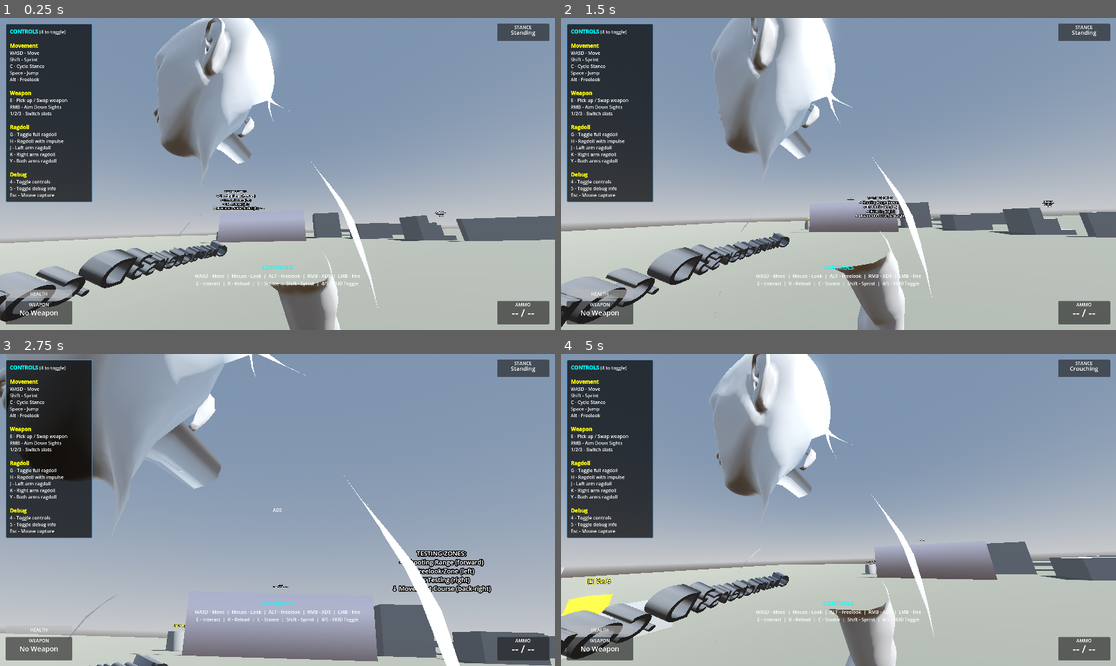
Above: before the commit, frames 1-4 (two rows, left to right).
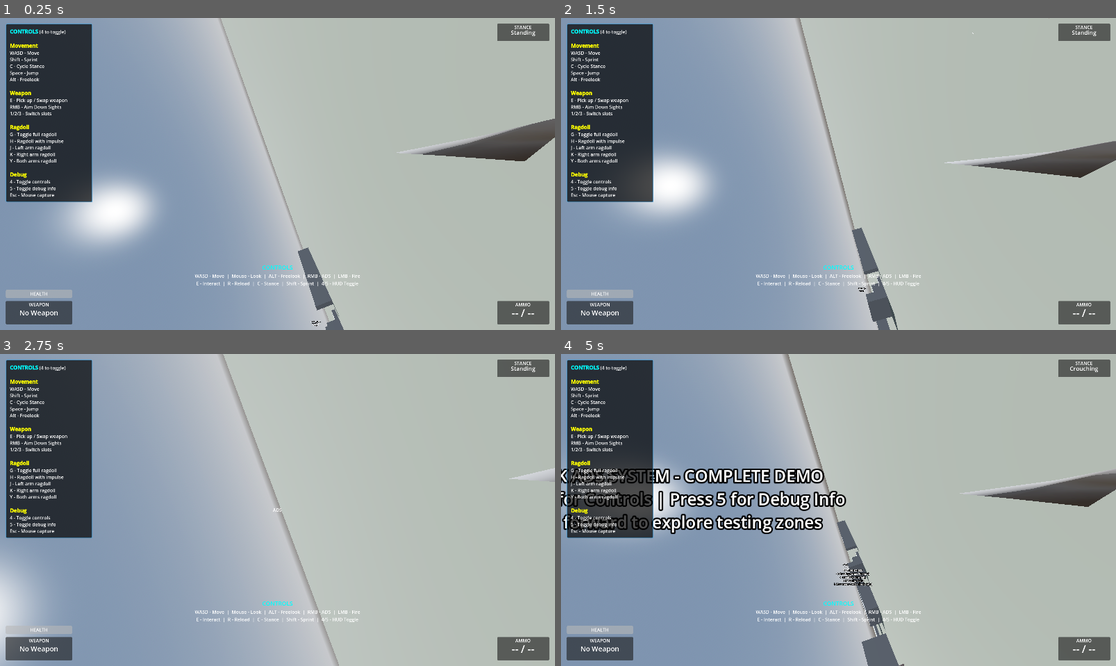
Above: after the commit, the same moments.

Repository: lmf-git/fpp-ik-ads
Game: Godot game, scene res://scenes/enhanced_demo.tscn
The game is run twice, just before and just after one commit, with the same random seed, the same clock (stepped at 60 frames per second) and the same inputs.
Inputs (mouse positions are in pixels of both pictures, inside the frame that each line leads up to):
- Up to frame 1 (0.25 s): no input
- Up to frame 2 (1.5 s): tap Enter at 0.5 s; move the mouse to (866, 174) at 0.52 s; hold Alt (freelook) 0.53-1.28 s; hold W (move_forward) from 0.53 s (still down); click (866, 174) at 0.67 s; tap Space (jump) at 0.77 s; tap E (interact) at 0.8, 1.35 s; move the mouse to (810, 174) at 1.27 s
- Up to frame 3 (2.75 s): keep holding W (move_forward); tap Space (jump) at 1.52 s; tap Alt (freelook) at 1.55 s; move the mouse to (288, 503) at 2.02 s; hold Right mouse button (aim_down_sights) from 2.03 s (still down); tap E (interact) at 2.3 s
- Up to frame 4 (5 s): keep holding W (move_forward); move the mouse to (832, 516) at 2.77 s; release Right mouse button (aim_down_sights) at 2.78 s; tap C (crouch) at 2.85 s; click (832, 516) at 2.92 s; tap Space (jump) at 3.02, 3.77, 4.52 s; tap Alt (freelook) at 3.05, 4.35 s; move the mouse to (877, 513) at 3.52 s; press the mouse at (877, 513) at 3.53 s; tap E (interact) at 3.8 s; move the mouse to (794, 506) at 4.27 s; release the mouse at (794, 506) at 4.28 s

The runs differ from the first frame. In frame 1, 57% of the frame differs, in the area x 0-100%, y 0-100%; in frame 2, 57%; in frame 3, 67%; in frame 4, 63%.

Commit message:
Fix camera orientation, head rotation, and add weapon pickup debug logging
FPS Camera Orientation Fix:
- Changed from looking down -Y to looking along -Z (standard forward)
- New transform: (0,0,-1, 0,1,0, 1,0,0) = -90° Y rotation
- Camera now looks forward from head instead of to the right

Head Rotation Fix:
- Inverted pitch mapping: camera_x_rotation → -camera_x_rotation
- Fixes third person aiming: up moves head up, down moves head down
- Updated comments to reflect new camera orientation

Weapon Pickup Debug Enhancements:
- Added comprehensive debug logging to _try_interact()
- Prints InteractionRay state (enabled, position, target, is_colliding)
- Shows collider type, groups, and WeaponPickup type check
- Logs collision_mask when ray doesn't hit anything
- Explicitly enabled InteractionRay in scene (enabled = true)
- Added debug shape color for visual debugging

This debug output will help diagnose why weapon pickup isn't working.
User should test and report what the console shows when pressing E near weapon.

Diff:
--- a/scenes/character_skeleton_player_refactored.tscn
+++ b/scenes/character_skeleton_player_refactored.tscn
@@ -49,15 +49,16 @@
 
 [node name="FPSCamera" type="Camera3D" parent="CharacterModel/RootNode/Skeleton3D/HeadAttachment"]
 unique_name_in_owner = true
-transform = Transform3D(1, 0, 0, 0, 0, 1, 0, -1, 0, 0, 0.15, 0)
+transform = Transform3D(0, 0, -1, 0, 1, 0, 1, 0, 0, 0, 0.15, 0)
 
 [node name="InteractionRay" type="RayCast3D" parent="CharacterModel/RootNode/Skeleton3D/HeadAttachment/FPSCamera"]
 unique_name_in_owner = true
 transform = Transform3D(1, 0, 0, 0, 1, 0, 0, 0, 1, 0, 0, 0)
+enabled = true
 target_position = Vector3(0, 0, -3)
 collision_mask = 3
 collide_with_areas = true
-enabled = true
+debug_shape_custom_color = Color(0, 1, 0, 1)
 
 [node name="ThirdPersonCamera" type="Camera3D" parent="."]
 unique_name_in_owner = true
--- a/scripts/character_controller_main.gd
+++ b/scripts/character_controller_main.gd
@@ -163,25 +163,37 @@
 	return "[E] Interact"
 
 func _try_interact() -> void:
-	print("DEBUG: Interact requested!")
+	print("\n=== INTERACTION DEBUG ===")
+	print("Interact requested!")
 
 	if not interaction_ray:
-		print("DEBUG: No interaction ray!")
+		print("ERROR: No interaction ray!")
 		return
 
+	print("InteractionRay enabled: ", interaction_ray.enabled)
+	print("InteractionRay position: ", interaction_ray.global_position)
+	print("InteractionRay target: ", interaction_ray.target_position)
+	print("InteractionRay is_colliding: ", interaction_ray.is_colliding())
+
 	if not interaction_ray.is_colliding():
-		print("DEBUG: InteractionRay not colliding with anything")
+		print("InteractionRay not colliding with anything")
+		print("InteractionRay collision_mask: ", interaction_ray.collision_mask)
 		return
 
 	var collider := interaction_ray.get_collider()
-	print("DEBUG: InteractionRay hit: ", collider, " (type: ", collider.get_class(), ")")
+	print("InteractionRay hit: ", collider)
+	print("Collider type: ", collider.get_class())
+	print("Collider groups: ", collider.get_groups())
+	print("Is in 'interactable' group: ", collider.is_in_group("interactable"))
+	print("Is WeaponPickup type: ", collider is WeaponPickup)
 
 	# Handle weapon pickups
 	if collider is WeaponPickup:
-		print("DEBUG: Collider is WeaponPickup - attempting pickup")
+		print("SUCCESS: Collider is WeaponPickup - attempting pickup")
 		_pickup_weapon(collider)
 	else:
-		print("DEBUG: Collider is NOT WeaponPickup")
+		print("FAIL: Collider is NOT WeaponPickup")
+	print("=== END DEBUG ===\n")
 
 func _pickup_weapon(pickup: WeaponPickup) -> void:
 	if weapon_controller:
--- a/scripts/components/camera_controller_component.gd
+++ b/scripts/components/camera_controller_component.gd
@@ -165,10 +165,11 @@
 		return
 
 	# Calculate head rotation (compensate for camera-body offset)
-	# Camera now looks down -Y, head bone points up +Y
-	# Pitch: camera_x_rotation maps to head X rotation (no negation needed)
-	# Yaw: freelook_offset maps to head Y rotation (negate for correct direction)
-	var head_pitch := camera_x_rotation
+	# Camera looks along -Z in head local space (after -90° Y rotation)
+	# Head bone points up +Y in skeleton space
+	# Pitch: negate camera_x_rotation for correct up/down direction
+	# Yaw: negate freelook_offset for correct left/right direction
+	var head_pitch := -camera_x_rotation
 	var head_yaw := -freelook_offset
 
 	# Apply neck limits
